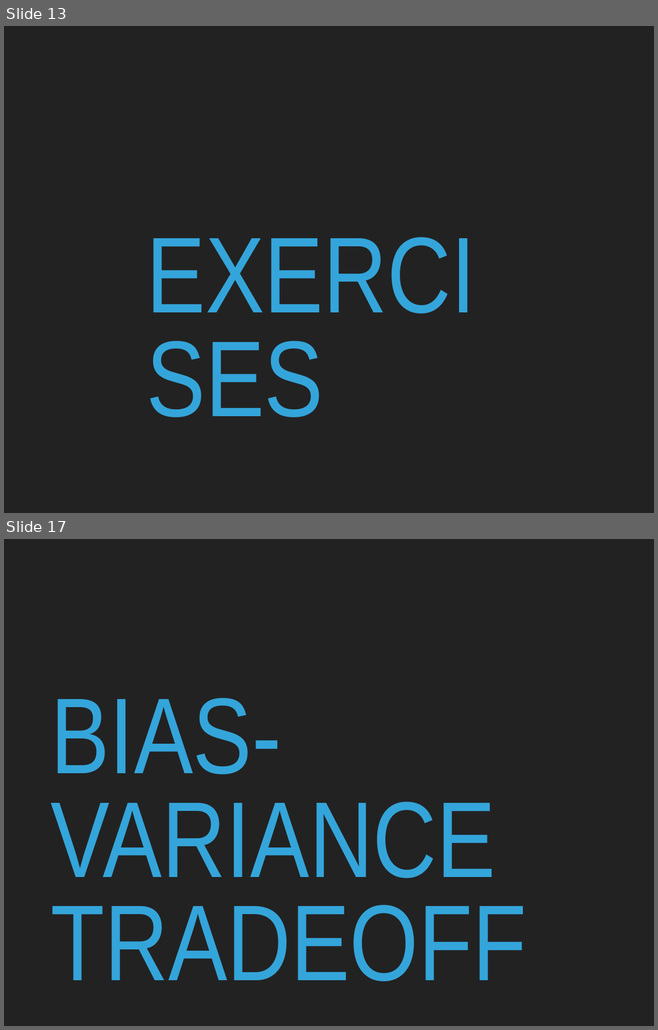
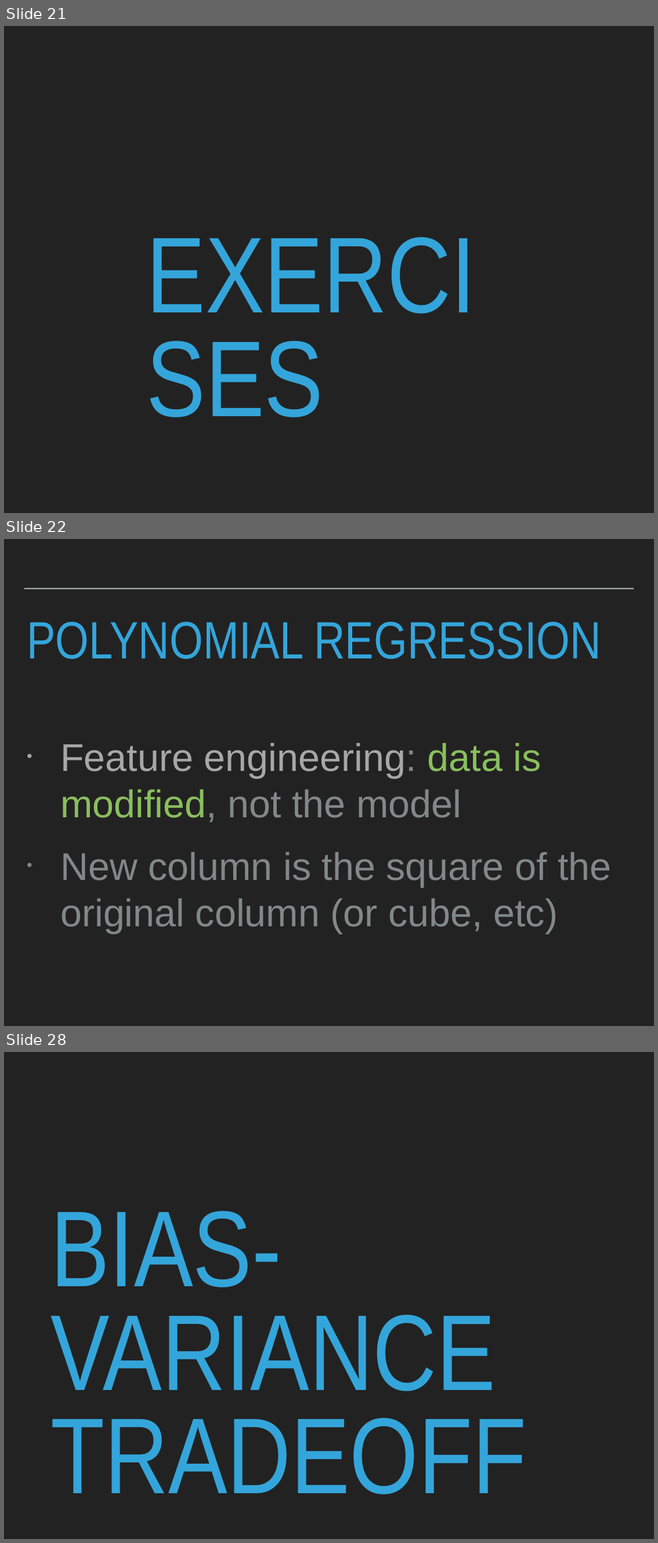
Before and after one commit to patricks1/noble-machine-learning, a slide deck: Session2/Session2_Slides.pptx. Shown one above the other, each under a label of ours: slides 13 and 17 before the commit, slides 21, 22 and 28 after it; the slides between them are not shown. The pictures are 658x1030 and 658x1543 pixels, drawn with LibreOffice and Linux fonts; fonts in the diff are those of the drawing. Boxes give left, top, right and bottom in pixels: in the first picture for what was removed or moved away, otherwise in the second. Text is boxed around its words. In the diff, an @@ line names an element or a change of style, - is before the commit and + after.

```diff
--- a/Session2/Session2_Slides.pptx
+++ b/Session2/Session2_Slides.pptx
@@ slide 22 added at (x1=4, y1=539, x2=654, y2=1026), background #222222 @@
@@ line added from (24, 589) to (633, 589), #A6AAA9 2 pt @@
@@ title added at (x1=27, y1=621, x2=601, y2=659), 82.8 pt, text #34A5DA @@
+POLYNOMIAL REGRESSION
@@ text added at (x1=60, y1=743, x2=611, y2=933), 60.8 pt, text #838787 @@
+• Feature engineering: data is modified, not the model
+• New column is the square of the original column (or cube, etc)
@@ what was slide 13 is now slide 21 @@
@@ what was slide 17 is now slide 28 @@
```
Also in this commit, not shown: 5 slides changed, 13 other slides added, 3 slides removed, 4 other files.
